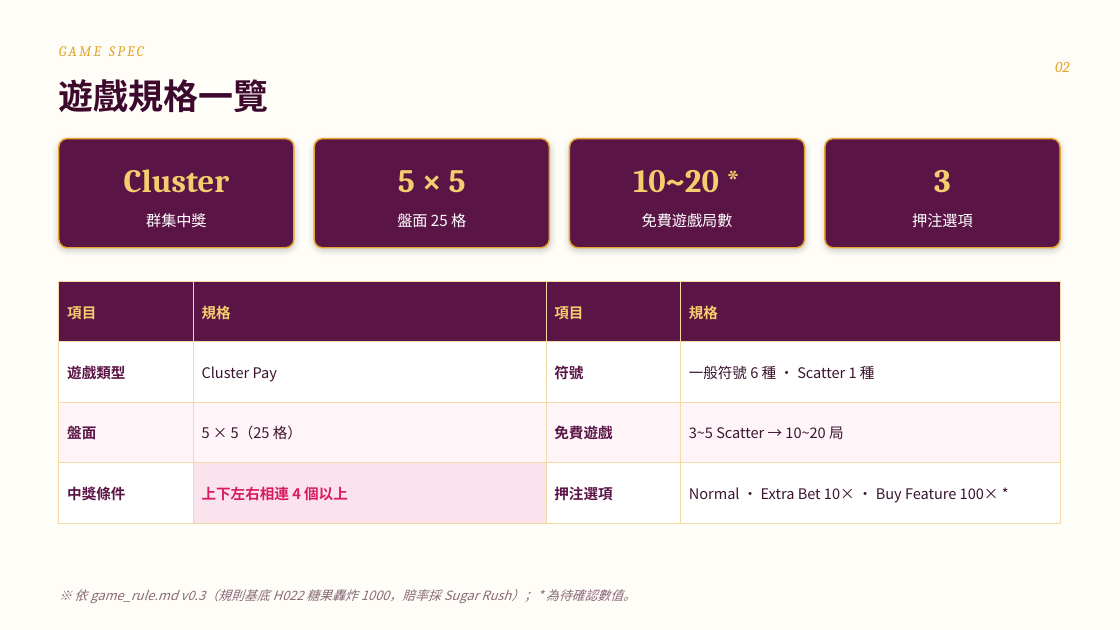
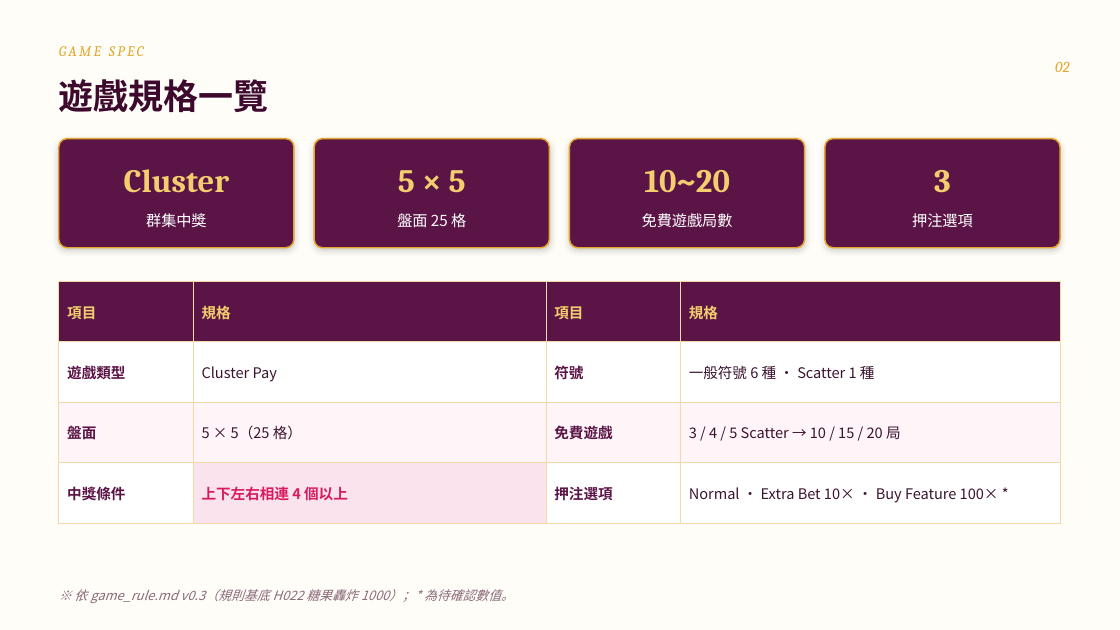
Before and after one commit to rhino-boss/Jumbo, a slide deck: slide 3 of Slots/遊戲發想/急速糖果 2/提案/CANDY_RUSH_2_提案說明_v13.pptx. Drawn at 1120x630 pixels with LibreOffice and Linux fonts; fonts in the diff are those of the drawing. Boxes give left, top, right and bottom in pixels: in the first picture for what was removed or moved away, otherwise in the second. Text is boxed around its words. In the diff, an @@ line names an element or a change of style, - is before the commit and + after.

```diff
--- a/Slots/遊戲發想/急速糖果 2/提案/CANDY_RUSH_2_提案說明_v13.pptx
+++ b/Slots/遊戲發想/急速糖果 2/提案/CANDY_RUSH_2_提案說明_v13.pptx
@@ text at bbox=[644, 170, 730, 192]: text changed @@
-10~20 *
+10~20
@@ table at bbox=[59, 281, 1060, 507] @@
-row 3, column 4: 3~5 Scatter → 10~20 局
+row 3, column 4: 3 / 4 / 5 Scatter → 10 / 15 / 20 局
@@ text at bbox=[74, 589, 514, 603]: text changed @@
-※ 依 game_rule.md v0.3（規則基底 H022 糖果轟炸 1000，賠率採 Sugar Rush）；* 為待確認數值。
+※ 依 game_rule.md v0.3（規則基底 H022 糖果轟炸 1000）；* 為待確認數值。
```
Also in this commit, not shown: 10 other slides changed, 7 other files.
